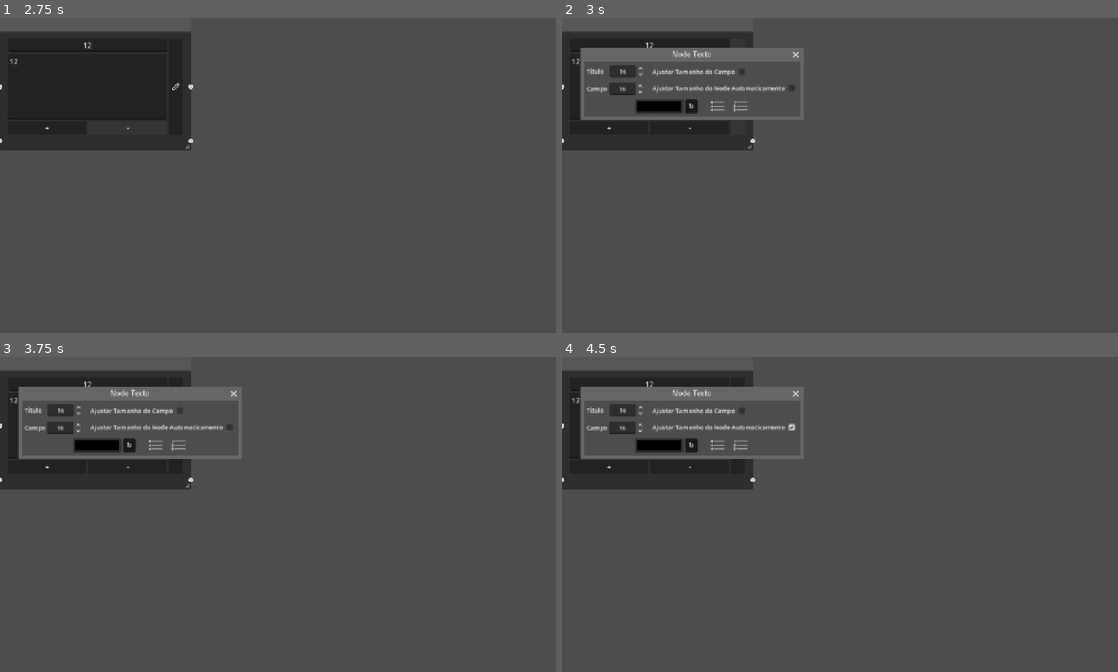
Above: before the commit, frames 1-4 (two rows, left to right).
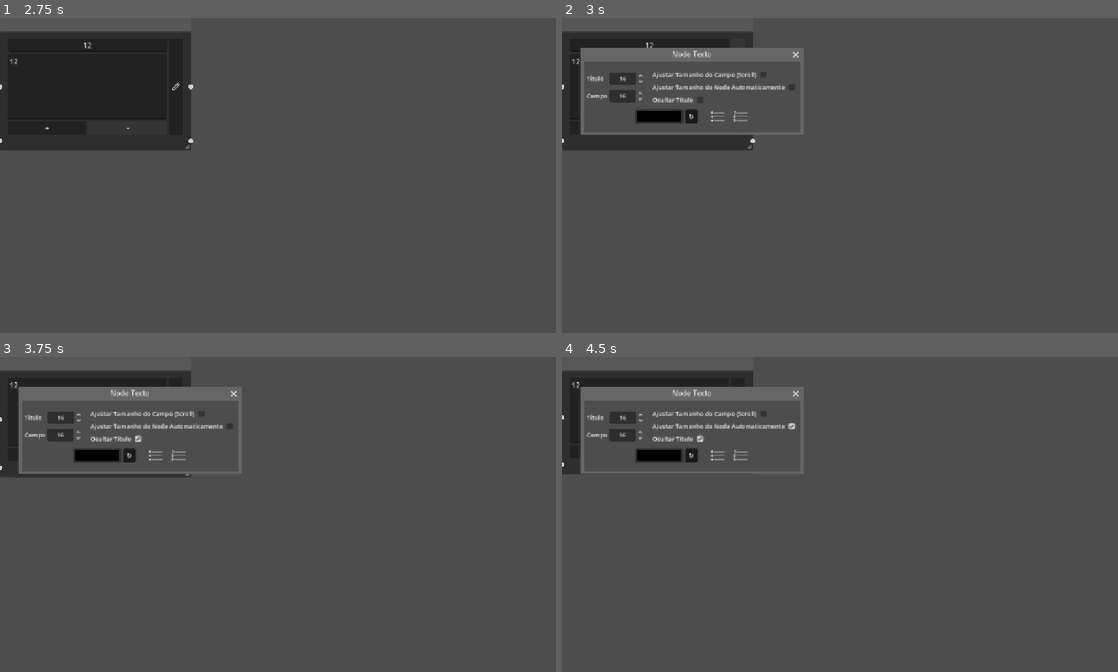
Above: after the commit, the same moments.

Repository: Miguel-de-Souza/Map-infinity
Game: Godot game, scene res://tscn/graph_node.tscn
Same seed, same stepped clock (60 frames per second), same inputs: the game is played once before the commit and once after it. This scene is started directly instead of the project's main scene.
Inputs (mouse positions are in pixels of both pictures, inside the frame that each line leads up to):
- Up to frame 1 (2.75 s): click (88, 46) at 0.52 s; type "12" at 0.6 s; click (88, 87) at 0.75 s; type "12" at 0.83 s; click "+" at 1.25 s; click "-" at 2 s
- Up to frame 2 (3 s): click (739, 87) at 2.75 s
- Up to frame 3 (3.75 s): click (139, 438) at 3.52 s
- Up to frame 4 (4.5 s): click (789, 426) at 4.25 s

Frame 1 is identical in both runs. In frame 2, 3.5% of the frame differs, in the area x 3-44%, y 14-38%; in frame 3, 4.9%; in frame 4, 5.3%, in the area x 0-44%, y 7-43%.
Error before the commit: Invalid access to property or key 'disconnection_request' on a base object of type 'Window'. (res://Scripts/graph_node.gd:18)
Error after the commit: Invalid access to property or key 'disconnection_request' on a base object of type 'Window'. (res://Scripts/graph_node.gd:19)

Commit message:
Opção de ocultar Título (0.1.0)
Nem sempre é tão interessante ter um título, por isso foi adicionado nas propriedades uma opção que apenas oculta o título

Diff:
--- a/Scripts/graph_node.gd
+++ b/Scripts/graph_node.gd
@@ -7,6 +7,7 @@
 @export var size_content: CheckBox
 @export var Minimum_R := false
 @export var mini_spix: CheckBox
+@export var hide_title: CheckBox
 
 #Pega stylebox do GraphNode
 var new_stylebox = get_theme_stylebox("panel").duplicate()
@@ -54,6 +55,7 @@
 	"title_font_size": font_size.value,
 	"pressed_ajust": size_content.button_pressed,
 	"mini_ajust_size": mini_spix.button_pressed,
+	"value_check_view": hide_title.button_pressed,
 	"new_stylebox_color": [
 		new_stylebox.bg_color.r,
 		new_stylebox.bg_color.g,
@@ -97,6 +99,8 @@
 	#Atualiza o CheckBox "Ajustar Tamanho do Campo"
 	size_content.button_pressed = data.get("pressed_ajust", false)
 	mini_spix.button_pressed = data.get("mini_ajust_size", false)
+	hide_title.button_pressed = data.get("value_check_view", false)
+	title_line.visible = !hide_title.button_pressed
 
 	_on_check_ajust_pressed()
 	mini_spix.on_button_press()
@@ -272,3 +276,7 @@
 	add_theme_stylebox_override("panel_selected", new_stylebox_focus)
 
 	Global.alteraction()
+
+
+func _on_hide_title_pressed() -> void:
+	title_line.visible = !hide_title.button_pressed
--- a/Scripts/graph_node_color.gd
+++ b/Scripts/graph_node_color.gd
@@ -8,6 +8,7 @@
 @export var line_r: LineEdit
 @export var line_g: LineEdit
 @export var line_b: LineEdit
+@export var hide_title: CheckBox
 
 
 func _ready() -> void:
@@ -38,7 +39,8 @@
 		"info_color_r": line_r.text,
 		"info_color_g": line_g.text,
 		"info_color_b": line_b.text,
-		"info_color_hex": line_hex.text
+		"info_color_hex": line_hex.text,
+		"value_check_view": hide_title.button_pressed
 	}
 
 
@@ -55,6 +57,9 @@
 	line_g.text = data.get("info_color_g",0)
 	line_b.text = data.get("info_color_b",0)
 	line_hex.text = data.get("info_color_hex",0)
+
+	hide_title.button_pressed = data.get("value_check_view", false)
+	title_line.visible = !hide_title.button_pressed
 
 	for child in get_children():
 		if child is ColorRect:
@@ -123,3 +128,7 @@
 	line_hex.text = str(button_color.color.to_html(false))
 
 	Global.alteraction()
+
+
+func _on_hide_title_pressed() -> void:
+	title_line.visible = !hide_title.button_pressed
--- a/Scripts/graph_nodo_calendario.gd
+++ b/Scripts/graph_nodo_calendario.gd
@@ -9,6 +9,7 @@
 @export var title_line: LineEdit
 @export var font_size: SpinBox
 @export var mini_spix: CheckBox
+@export var hide_title: CheckBox
 
 var new_stylebox = get_theme_stylebox("panel").duplicate()
 var new_stylebox_focus = get_theme_stylebox("panel_selected").duplicate()
@@ -164,6 +165,7 @@
 		"title": title_line.text,
 		"che_ajus": checked_b.button_pressed,
 		"che_min": mini_spix.button_pressed,
+		"value_check_view": hide_title.button_pressed,
 		"new_stylebox_color": [
 		new_stylebox.bg_color.r,
 		new_stylebox.bg_color.g,
@@ -202,6 +204,9 @@
 
 	campo_spin.value = data.get("font_size", 14)
 	font_size.value = data.get("title_font_size", 14)
+
+	hide_title.button_pressed = data.get("value_check_view", false)
+	title_line.visible = !hide_title.button_pressed
 
 	mini_spix.on_button_press()
 	atualizar_calendario()
@@ -291,3 +296,7 @@
 	add_theme_stylebox_override("panel_selected", new_stylebox_focus)
 
 	Global.alteraction()
+
+
+func _on_hide_title_pressed() -> void:
+	title_line.visible = !hide_title.button_pressed
--- a/tscn/graph_node.tscn
+++ b/tscn/graph_node.tscn
@@ -13,7 +13,7 @@
 [ext_resource type="Theme" uid="uid://bdak4yflm3gw0" path="res://Palletas/spinboxes.tres" id="6_p5kfh"]
 [ext_resource type="PackedScene" uid="uid://d3x6md1kxy124" path="res://tscn/window_config.tscn" id="6_pvawi"]
 
-[node name="GraphNode" type="GraphNode" unique_id=1672945934 node_paths=PackedStringArray("note", "title_line", "size_fonts", "font_size", "size_content", "mini_spix")]
+[node name="GraphNode" type="GraphNode" unique_id=1672945934 node_paths=PackedStringArray("note", "title_line", "size_fonts", "font_size", "size_content", "mini_spix", "hide_title")]
 offset_right = 400.0
 offset_bottom = 275.0
 theme_override_constants/separation = 4
@@ -43,6 +43,7 @@
 font_size = NodePath("Window Config/Margin/Container/HContainer/Container Size Camps/Container Size Title/Font Title")
 size_content = NodePath("Window Config/Margin/Container/HContainer/Margin Ajust/VContainer/Container Content/Check Ajust")
 mini_spix = NodePath("Window Config/Margin/Container/HContainer/Margin Ajust/VContainer/Container Mini/Check mini ok")
+hide_title = NodePath("Window Config/Margin/Container/HContainer/Margin Ajust/VContainer/HBoxContainer/Hide Title")
 metadata/_edit_horizontal_guides_ = [-8.0, -8.0]
 
 [node name="State" parent="." unique_id=1853703314 node_paths=PackedStringArray("node_bloc") instance=ExtResource("2_gd5a6")]
@@ -52,7 +53,7 @@
 [node name="Window Config" parent="." unique_id=482414457 node_paths=PackedStringArray("graphnod") instance=ExtResource("6_pvawi")]
 title = "Node Texto"
 position = Vector2i(50, 100)
-size = Vector2i(494, 127)
+size = Vector2i(494, 161)
 visible = false
 graphnod = NodePath("..")
 
@@ -76,6 +77,7 @@
 [node name="Container Size Camps" type="VBoxContainer" parent="Window Config/Margin/Container/HContainer" unique_id=1801777219]
 layout_mode = 2
 size_flags_horizontal = 0
+size_flags_vertical = 4
 theme_override_constants/separation = 12
 
 [node name="Container Size Title" type="HBoxContainer" parent="Window Config/Margin/Container/HContainer/Container Size Camps" unique_id=1112773141]
@@ -116,7 +118,7 @@
 [node name="VContainer" type="VBoxContainer" parent="Window Config/Margin/Container/HContainer/Margin Ajust" unique_id=1054780328]
 layout_mode = 2
 size_flags_vertical = 4
-theme_override_constants/separation = 14
+theme_override_constants/separation = 5
 
 [node name="Container Content" type="HBoxContainer" parent="Window Config/Margin/Container/HContainer/Margin Ajust/VContainer" unique_id=65920258]
 layout_mode = 2
@@ -124,7 +126,7 @@
 [node name="Label Ajust" type="Label" parent="Window Config/Margin/Container/HContainer/Margin Ajust/VContainer/Container Content" unique_id=1342014060]
 layout_mode = 2
 theme_override_font_sizes/font_size = 14
-text = "Ajustar Tamanho do Campo"
+text = "Ajustar Tamanho do Campo (Scroll)"
 
 [node name="Check Ajust" type="CheckBox" parent="Window Config/Margin/Container/HContainer/Margin Ajust/VContainer/Container Content" unique_id=894357618]
 layout_mode = 2
@@ -140,6 +142,17 @@
 [node name="Check mini ok" parent="Window Config/Margin/Container/HContainer/Margin Ajust/VContainer/Container Mini" unique_id=813930896 node_paths=PackedStringArray("node") instance=ExtResource("5_iadxg")]
 layout_mode = 2
 node = NodePath("../../../../../../../..")
+
+[node name="HBoxContainer" type="HBoxContainer" parent="Window Config/Margin/Container/HContainer/Margin Ajust/VContainer" unique_id=294653424]
+layout_mode = 2
+
+[node name="Label Ajust" type="Label" parent="Window Config/Margin/Container/HContainer/Margin Ajust/VContainer/HBoxContainer" unique_id=534828434]
+layout_mode = 2
+theme_override_font_sizes/font_size = 14
+text = "Ocultar Título"
+
+[node name="Hide Title" type="CheckBox" parent="Window Config/Margin/Container/HContainer/Margin Ajust/VContainer/HBoxContainer" unique_id=697225892]
+layout_mode = 2
 
 [node name="Container Down" type="HBoxContainer" parent="Window Config/Margin/Container" unique_id=114611154]
 layout_mode = 2
@@ -210,6 +223,7 @@
 propert = NodePath("../../Window Config")
 
 [connection signal="pressed" from="Window Config/Margin/Container/HContainer/Margin Ajust/VContainer/Container Content/Check Ajust" to="." method="_on_check_ajust_pressed"]
+[connection signal="pressed" from="Window Config/Margin/Container/HContainer/Margin Ajust/VContainer/HBoxContainer/Hide Title" to="." method="_on_hide_title_pressed"]
 [connection signal="color_changed" from="Window Config/Margin/Container/Container Down/Container color/ColorButton Back" to="." method="_on_color_button_back_color_changed"]
 [connection signal="pressed" from="Window Config/Margin/Container/Container Down/Container color/Reset" to="." method="_on_reset_pressed"]
 [connection signal="pressed" from="Window Config/Margin/Container/Container Down/Container List/Button List" to="." method="_on_button_list_pressed"]
--- a/tscn/graph_node_calendario.tscn
+++ b/tscn/graph_node_calendario.tscn
@@ -11,7 +11,7 @@
 [ext_resource type="PackedScene" uid="uid://dxkn703ac8rh0" path="res://tscn/reset.tscn" id="6_ocirf"]
 [ext_resource type="PackedScene" uid="uid://bgd138ytwcilv" path="res://tscn/edit_property_button.tscn" id="10_a3gna"]
 
-[node name="GraphNode" type="GraphNode" unique_id=56170215 node_paths=PackedStringArray("grid", "label_mes", "text_edit", "campo_spin", "checked_b", "title_line", "font_size", "mini_spix")]
+[node name="GraphNode" type="GraphNode" unique_id=56170215 node_paths=PackedStringArray("grid", "label_mes", "text_edit", "campo_spin", "checked_b", "title_line", "font_size", "mini_spix", "hide_title")]
 offset_right = 400.0
 offset_bottom = 379.0
 theme_override_constants/separation = 10
@@ -43,6 +43,7 @@
 title_line = NodePath("HBoxContainer/HBoxContainer/Ttle")
 font_size = NodePath("Window Config/Margin/VContainer/HContainer/VContainer/Container Size Title/Font Title")
 mini_spix = NodePath("Window Config/Margin/VContainer/HContainer/Margin/VContainer/Container Mini/Check mini ok")
+hide_title = NodePath("Window Config/Margin/VContainer/HContainer/Margin/VContainer/ContainerHide/Hide Title")
 
 [node name="State" parent="." unique_id=1853703314 node_paths=PackedStringArray("node_bloc") instance=ExtResource("2_x5qfm")]
 layout_mode = 2
@@ -50,8 +51,7 @@
 
 [node name="Window Config" parent="." unique_id=482414457 node_paths=PackedStringArray("graphnod") instance=ExtResource("2_v35jj")]
 title = "Node Calendário"
-size = Vector2i(492, 125)
-visible = false
+size = Vector2i(492, 134)
 graphnod = NodePath("..")
 
 [node name="Margin" type="MarginContainer" parent="Window Config" unique_id=47021629]
@@ -72,6 +72,7 @@
 
 [node name="VContainer" type="VBoxContainer" parent="Window Config/Margin/VContainer/HContainer" unique_id=629249878]
 layout_mode = 2
+size_flags_vertical = 4
 theme_override_constants/separation = 12
 
 [node name="Container Size Title" type="HBoxContainer" parent="Window Config/Margin/VContainer/HContainer/VContainer" unique_id=114936490]
@@ -112,7 +113,7 @@
 [node name="VContainer" type="VBoxContainer" parent="Window Config/Margin/VContainer/HContainer/Margin" unique_id=1029160164]
 layout_mode = 2
 size_flags_horizontal = 4
-theme_override_constants/separation = 20
+theme_override_constants/separation = 5
 
 [node name="Container Content" type="HBoxContainer" parent="Window Config/Margin/VContainer/HContainer/Margin/VContainer" unique_id=1535384641]
 layout_mode = 2
@@ -137,6 +138,17 @@
 [node name="Check mini ok" parent="Window Config/Margin/VContainer/HContainer/Margin/VContainer/Container Mini" unique_id=813930896 node_paths=PackedStringArray("node") instance=ExtResource("4_x7o7d")]
 layout_mode = 2
 node = NodePath("../../../../../../../..")
+
+[node name="ContainerHide" type="HBoxContainer" parent="Window Config/Margin/VContainer/HContainer/Margin/VContainer" unique_id=510118690]
+layout_mode = 2
+
+[node name="Label Ajust" type="Label" parent="Window Config/Margin/VContainer/HContainer/Margin/VContainer/ContainerHide" unique_id=912711418]
+layout_mode = 2
+theme_override_font_sizes/font_size = 14
+text = "Ocultar Título"
+
+[node name="Hide Title" type="CheckBox" parent="Window Config/Margin/VContainer/HContainer/Margin/VContainer/ContainerHide" unique_id=889818832]
+layout_mode = 2
 
 [node name="Container color" type="HBoxContainer" parent="Window Config/Margin/VContainer" unique_id=406541563]
 layout_mode = 2
@@ -264,6 +276,7 @@
 propert = NodePath("../../Window Config")
 
 [connection signal="pressed" from="Window Config/Margin/VContainer/HContainer/Margin/VContainer/Container Content/Check Ajust" to="." method="_on_check_ajust_pressed"]
+[connection signal="pressed" from="Window Config/Margin/VContainer/HContainer/Margin/VContainer/ContainerHide/Hide Title" to="." method="_on_hide_title_pressed"]
 [connection signal="color_changed" from="Window Config/Margin/VContainer/Container color/ColorButton Back" to="." method="_on_color_button_back_color_changed"]
 [connection signal="pressed" from="Window Config/Margin/VContainer/Container color/Reset" to="." method="_on_reset_pressed"]
 [connection signal="pressed" from="HBoxContainer/HBoxContainer/VBoxContainer/HContainer/Button prev" to="." method="_on_button_prev_pressed"]
--- a/tscn/graph_node_color.tscn
+++ b/tscn/graph_node_color.tscn
@@ -8,7 +8,7 @@
 [ext_resource type="Theme" uid="uid://bdak4yflm3gw0" path="res://Palletas/spinboxes.tres" id="5_mnvow"]
 [ext_resource type="PackedScene" uid="uid://bgd138ytwcilv" path="res://tscn/edit_property_button.tscn" id="7_ccxj3"]
 
-[node name="GraphNode" type="GraphNode" unique_id=1672945934 node_paths=PackedStringArray("title_line", "size_fonts", "button_color", "line_hex", "line_r", "line_g", "line_b")]
+[node name="GraphNode" type="GraphNode" unique_id=1672945934 node_paths=PackedStringArray("title_line", "size_fonts", "button_color", "line_hex", "line_r", "line_g", "line_b", "hide_title")]
 anchors_preset = 8
 anchor_left = 0.5
 anchor_top = 0.5
@@ -48,6 +48,7 @@
 line_r = NodePath("Window Config/MarginContainer/VBoxContainer/Container R/LineEdit R")
 line_g = NodePath("Window Config/MarginContainer/VBoxContainer/Container G/LineEdit G")
 line_b = NodePath("Window Config/MarginContainer/VBoxContainer/Container B/LineEdit B")
+hide_title = NodePath("Window Config/MarginContainer/VBoxContainer/ContainerHide/Hide Title")
 metadata/_edit_horizontal_guides_ = [-8.0, -8.0]
 
 [node name="State" parent="." unique_id=1853703314 node_paths=PackedStringArray("node_bloc") instance=ExtResource("2_3rprm")]
@@ -55,7 +56,7 @@
 node_bloc = NodePath("..")
 
 [node name="Window Config" parent="." unique_id=482414457 node_paths=PackedStringArray("graphnod") instance=ExtResource("2_nuh5h")]
-size = Vector2i(362, 191)
+size = Vector2i(362, 210)
 visible = false
 graphnod = NodePath("..")
 
@@ -87,6 +88,18 @@
 theme = ExtResource("5_mnvow")
 texts = NodePath("../../../../../HBoxContainer/VBoxContainer/Ttle")
 
+[node name="ContainerHide" type="HBoxContainer" parent="Window Config/MarginContainer/VBoxContainer" unique_id=297488298]
+layout_mode = 2
+size_flags_horizontal = 4
+
+[node name="Label Ajust" type="Label" parent="Window Config/MarginContainer/VBoxContainer/ContainerHide" unique_id=733170335]
+layout_mode = 2
+theme_override_font_sizes/font_size = 14
+text = "Ocultar Título"
+
+[node name="Hide Title" type="CheckBox" parent="Window Config/MarginContainer/VBoxContainer/ContainerHide" unique_id=60198947]
+layout_mode = 2
+
 [node name="Info Hex" type="HBoxContainer" parent="Window Config/MarginContainer/VBoxContainer" unique_id=731941568]
 layout_mode = 2
 size_flags_horizontal = 4
@@ -192,6 +205,7 @@
 size_flags_vertical = 1
 propert = NodePath("../../Window Config")
 
+[connection signal="pressed" from="Window Config/MarginContainer/VBoxContainer/ContainerHide/Hide Title" to="." method="_on_hide_title_pressed"]
 [connection signal="color_changed" from="HBoxContainer/VBoxContainer/ColorPickerButton" to="." method="_on_color_picker_button_color_changed"]
 [connection signal="pressed" from="HBoxContainer/VBoxContainer/Container Slots/Button Add" to="." method="_on_button_add_pressed"]
 [connection signal="pressed" from="HBoxContainer/VBoxContainer/Container Slots/Button Sub" to="." method="_on_button_sub_pressed"]
